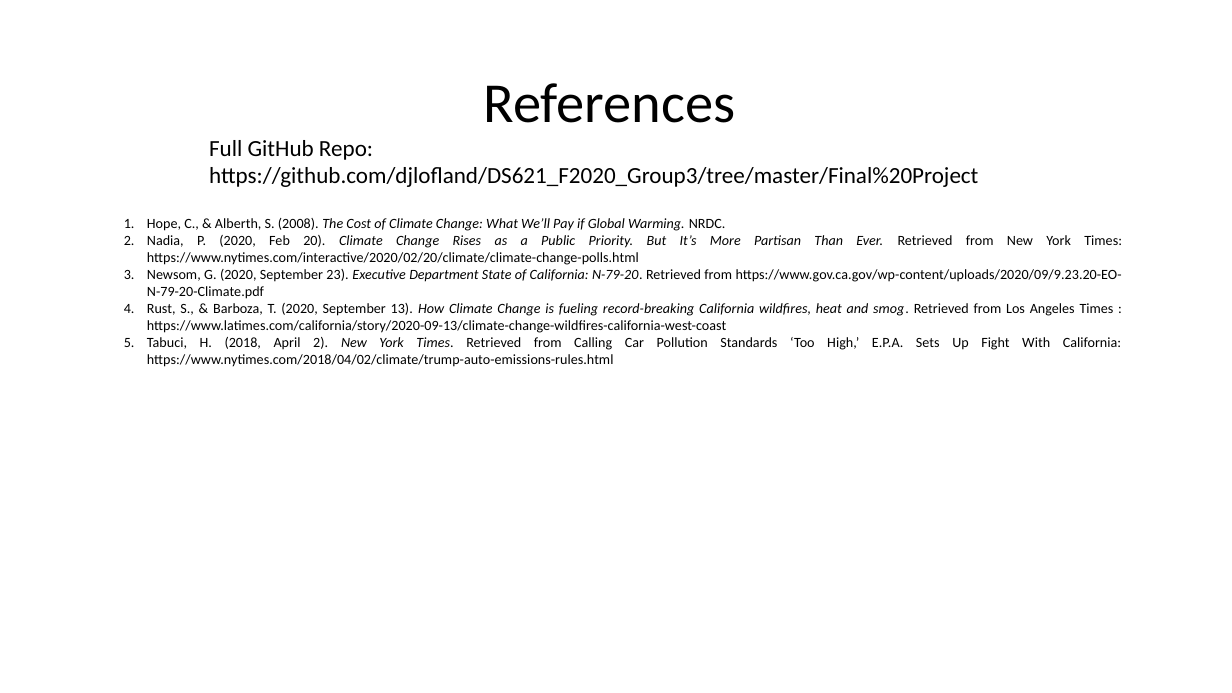
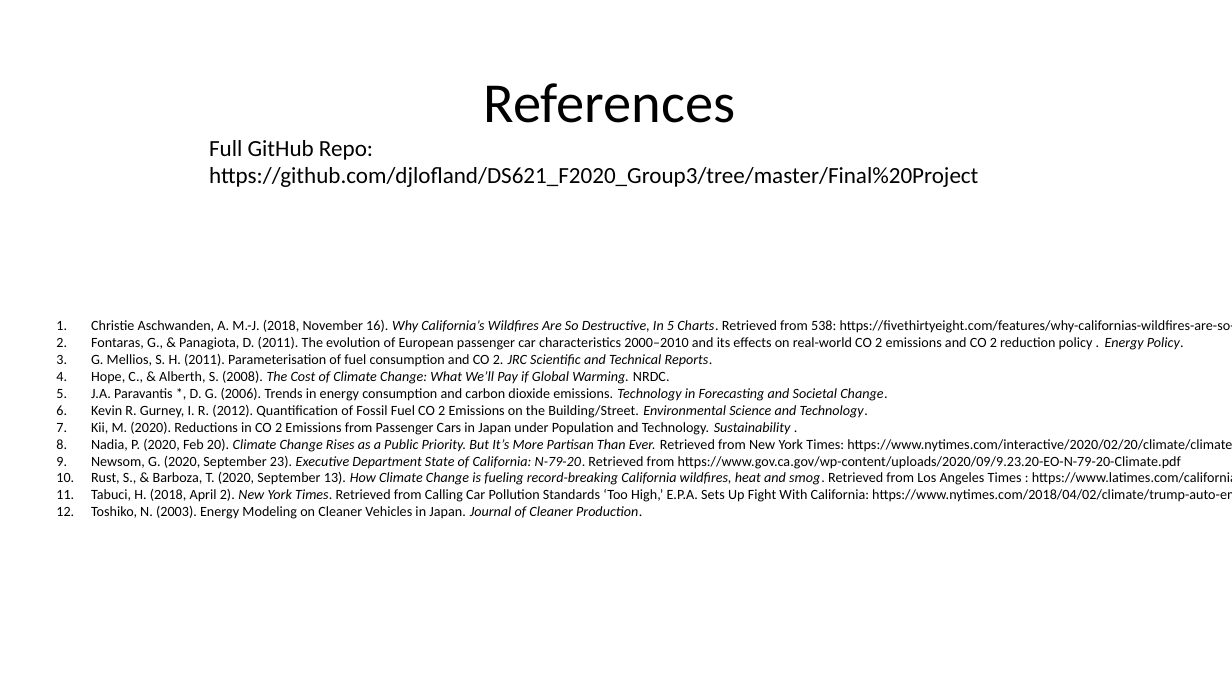
Before and after one commit to djlofland/DS621_F2020_Group3, a slide deck: slide 6 of Final Project/Group_3_FinalProject.pptx (slide 4 before the commit). Drawn at 1232x693 pixels with LibreOffice and Linux fonts; fonts in the diff are those of the drawing. Boxes give left, top, right and bottom in pixels: in the first picture for what was removed or moved away, otherwise in the second. Text is boxed around its words. In the diff, an @@ line names an element or a change of style, - is before the commit and + after.

Commit message:
Updated PPT with Lit Review/EDA

```diff
--- a/Final Project/Group_3_FinalProject.pptx
+++ b/Final Project/Group_3_FinalProject.pptx
@@ text "Christie Aschwanden, A. M.-J. (2018, ...": place and size @@
-text "Christie Aschwanden, A. M.-J. (2018, ..." at box(147, 218, 1122, 367)
+text "Christie Aschwanden, A. M.-J. (2018, ..." at box(91, 320, 1232, 519)
@@ text at box(91, 320, 1232, 367): paragraphs added @@
+1. Christie Aschwanden, A. M.-J. (2018, November 16). Why California’s Wildfires Are So Destructive, In 5 Charts. Retrieved from 538: https://fivethirtyeight.com/features/why-californias-wildfires-are-so-destructive-in-5-charts/
+2. Fontaras, G., & Panagiota, D. (2011). The evolution of European passenger car characteristics 2000–2010 and its effects on real-world CO 2 emissions and CO 2 reduction policy . Energy Policy.
+3. G. Mellios, S. H. (2011). Parameterisation of fuel consumption and CO 2. JRC Scientific and Technical Reports.
@@ text at box(91, 388, 887, 435): paragraphs added @@
+5. J.A. Paravantis *, D. G. (2006). Trends in energy consumption and carbon dioxide emissions. Technology in Forecasting and Societal Change.
+6. Kevin R. Gurney, I. R. (2012). Quantification of Fossil Fuel CO 2 Emissions on the Building/Street. Environmental Science and Technology.
+7. Kii, M. (2020). Reductions in CO 2 Emissions from Passenger Cars in Japan under Population and Technology. Sustainability .
@@ text at box(91, 371, 1232, 502): alignment justified to left; indent changed @@
@@ text at box(91, 506, 642, 519): paragraph added @@
+12. Toshiko, N. (2003). Energy Modeling on Cleaner Vehicles in Japan. Journal of Cleaner Production.
```
Also in this commit, not shown: 3 other slides changed, 2 slides added, 1 other file.
